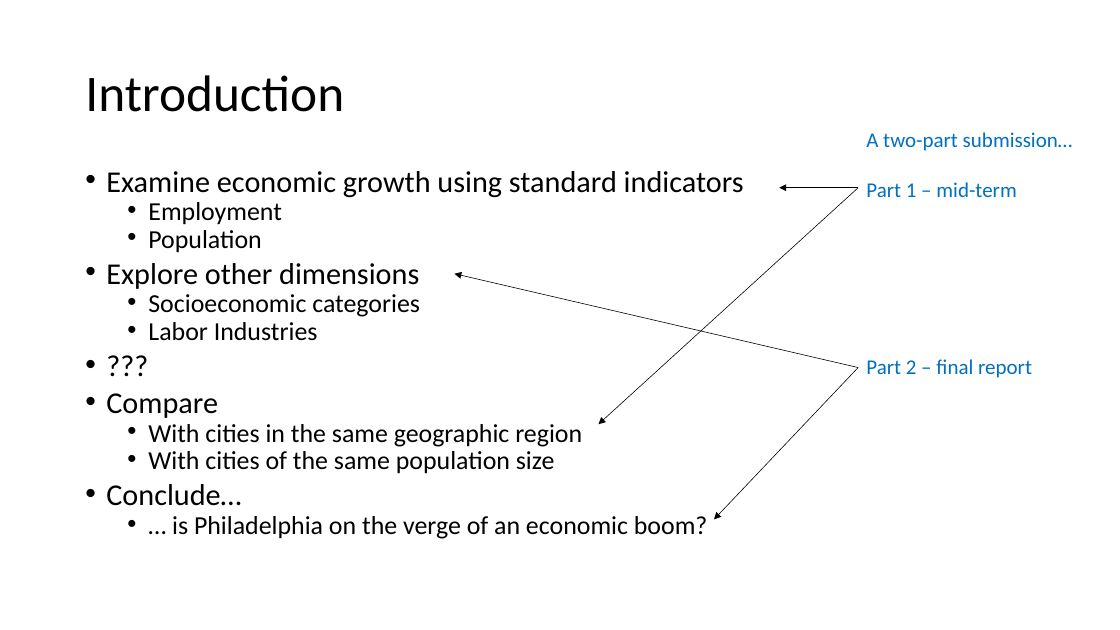
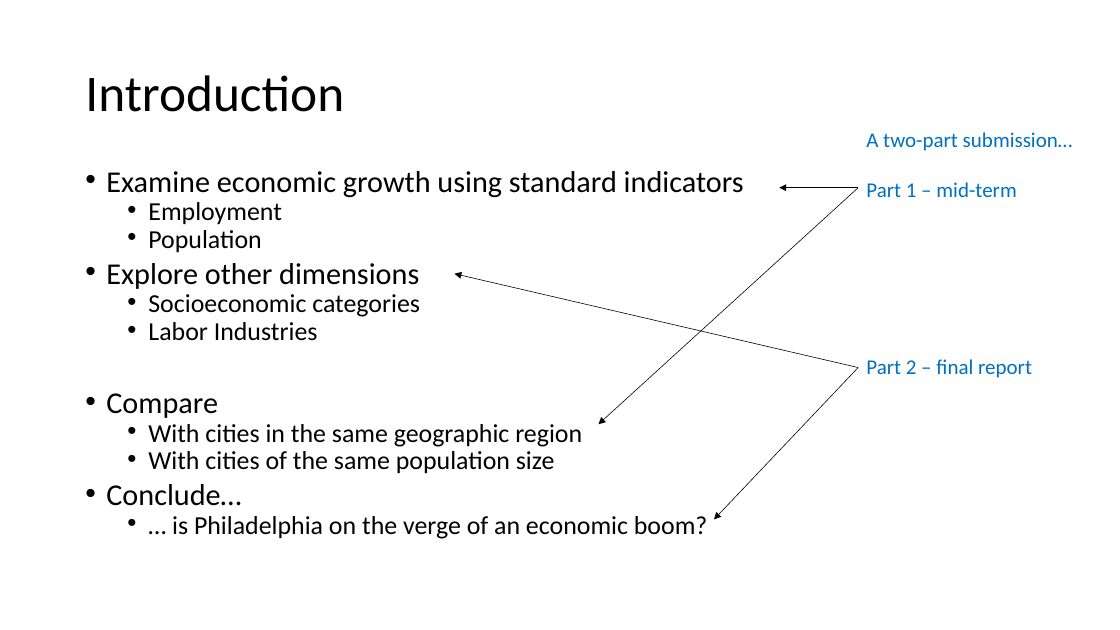
Before and after one commit to muftring/iu-datavis, a slide deck: slide 2 of project/mid-term-presentation.pptx. Drawn at 1120x630 pixels with LibreOffice and Linux fonts; fonts in the diff are those of the drawing. Boxes give left, top, right and bottom in pixels: in the first picture for what was removed or moved away, otherwise in the second. Text is boxed around its words. In the diff, an @@ line names an element or a change of style, - is before the commit and + after.

```diff
--- a/project/mid-term-presentation.pptx
+++ b/project/mid-term-presentation.pptx
@@ text at <box>106,171,744,539</box>: paragraph removed @@
-• ???
```
Also in this commit, not shown: 3 other slides changed, 4 slides added, 4 slides removed, 14 other files.
